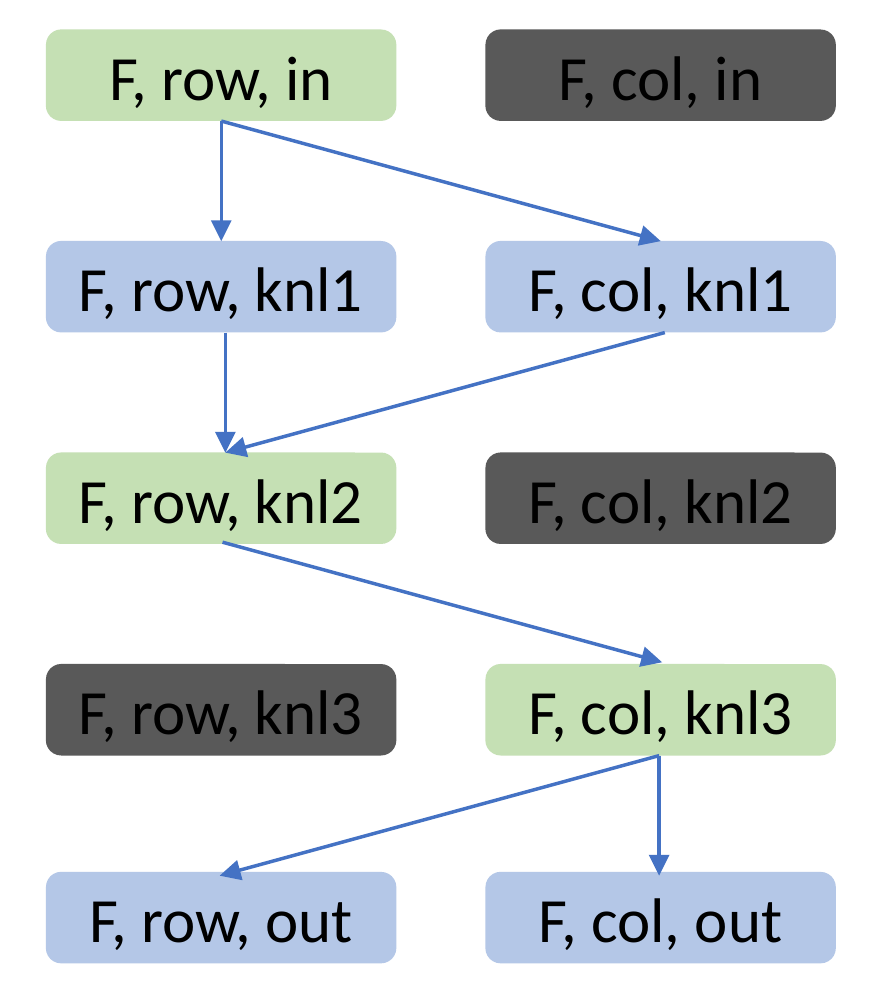
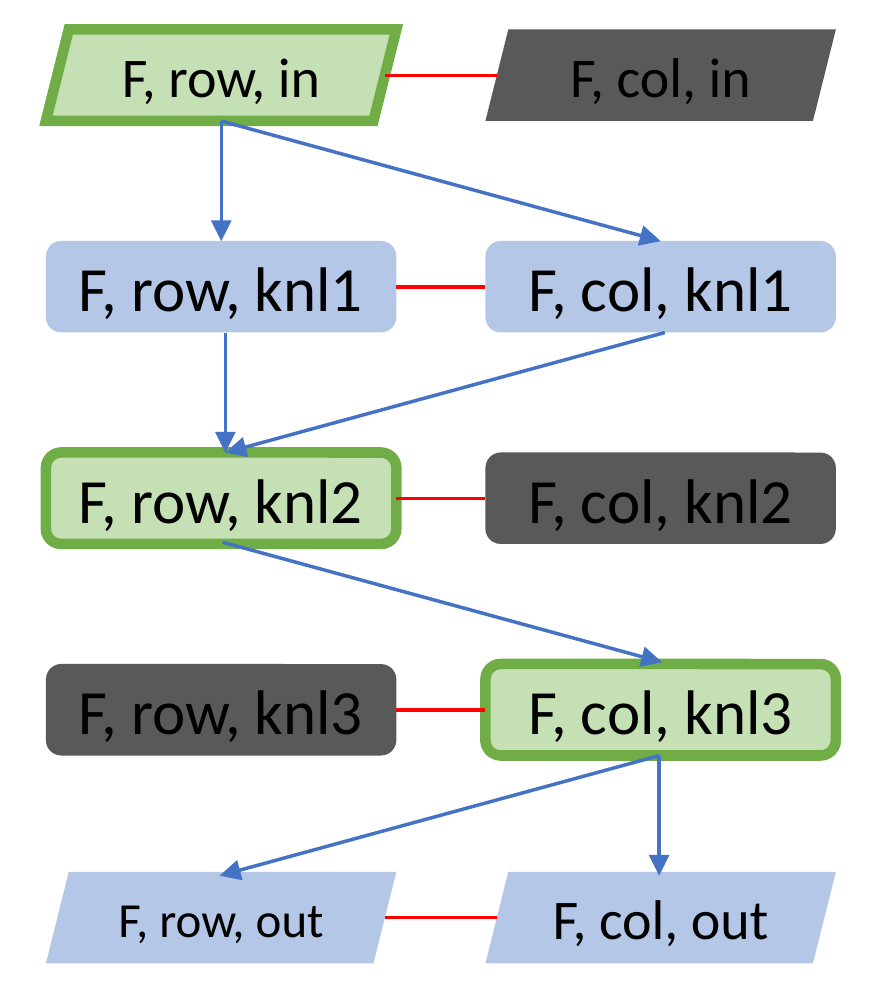
Before and after one commit to brandonneth/DataLayoutPaper, a slide deck: slide 4 of Model Progression.pptx. Drawn at 882x1008 pixels with LibreOffice and Linux fonts; fonts in the diff are those of the drawing. Boxes give left, top, right and bottom in pixels: in the first picture for what was removed or moved away, otherwise in the second. Text is boxed around its words. In the diff, an @@ line names an element or a change of style, - is before the commit and + after.

```diff
--- a/Model Progression.pptx
+++ b/Model Progression.pptx
@@ parallelogram "F, row, in" at [45,30,396,121]: size 18 to 16 pt; rounded rectangle to parallelogram; outline none to #70AD47 3 pt @@
@@ parallelogram "F, col, in" at [486,30,837,121]: size 18 to 16 pt; rounded rectangle to parallelogram @@
@@ line added from (386, 76) to (496, 76), #FF0000 1 pt @@
@@ line added from (396, 287) to (486, 287), #FF0000 1 pt @@
@@ rounded rectangle "F, row, knl2" at [45,454,396,544]: outline none to #70AD47 3 pt @@
@@ line added from (396, 499) to (486, 499), #FF0000 1 pt @@
@@ rounded rectangle "F, col, knl3" at [486,665,837,756]: outline none to #70AD47 3 pt @@
@@ line added from (396, 711) to (486, 711), #FF0000 1 pt @@
@@ parallelogram "F, row, out" at [45,872,396,963]: size 18 to 14 pt; rounded rectangle to parallelogram @@
@@ parallelogram "F, col, out" at [486,872,837,963]: size 18 to 16 pt; rounded rectangle to parallelogram @@
@@ line added from (386, 917) to (496, 917), #FF0000 1 pt @@
```
Also in this commit, not shown: 3 other slides changed, 4 other files.
